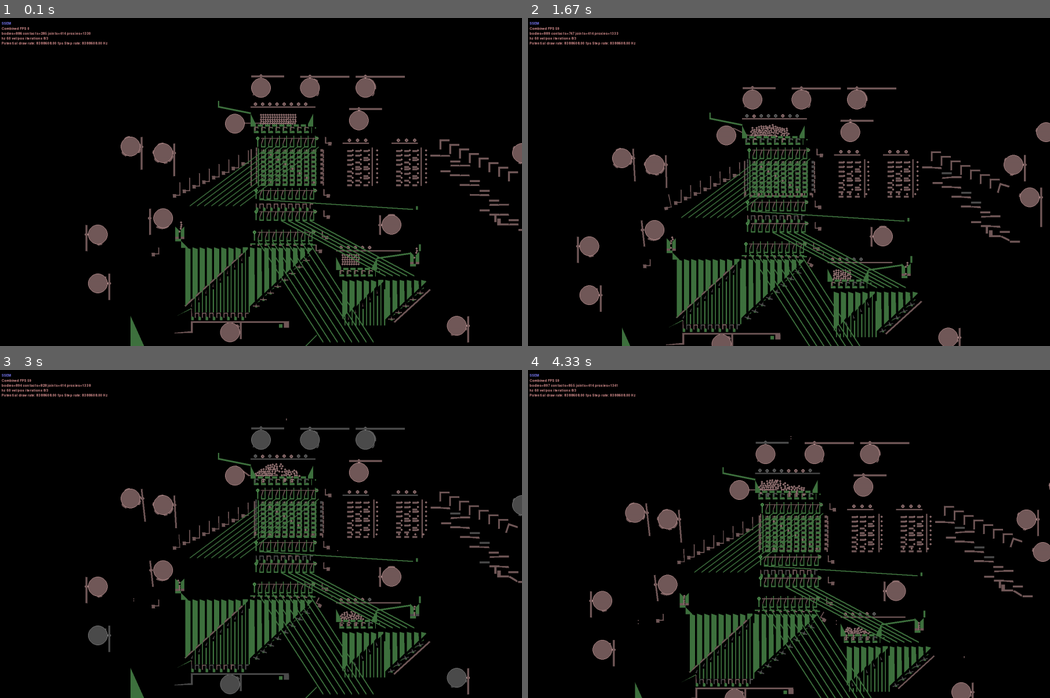
Above: before the commit, frames 1-4 (two rows, left to right).
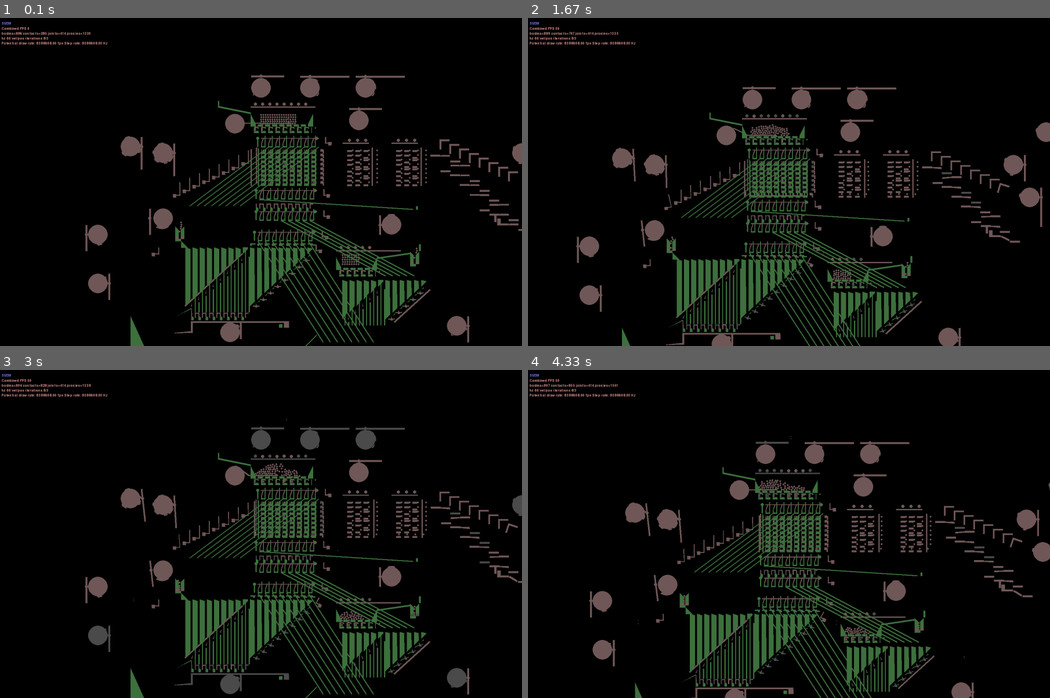
Above: after the commit, the same moments.

Repository: jmacarthur/box2d-ssem
Game: pygame game, started from main.py 0
The game is run twice, just before and just after one commit, with the same random seed, the same clock (stepped at 60 frames per second) and the same inputs.
Inputs (mouse positions are in pixels of both pictures, inside the frame that each line leads up to):
- Up to frame 1 (0.1 s): no input
- Up to frame 2 (1.67 s): hold Right 0.33-0.8 s; move the mouse to (768, 195) at 0.37 s; hold Up 0.83-1.13 s; move the mouse to (794, 201) at 0.87 s; tap Space at 0.9, 1.23, 1.53 s; hold Right 1.17-1.63 s; move the mouse to (841, 254) at 1.2 s
- Up to frame 3 (3 s): hold Left 1.67-2.2 s; move the mouse to (99, 609) at 1.7 s; tap Space at 1.73, 2.03, 2.3, 2.63, 2.93 s; hold Down 2.23-2.53 s; move the mouse to (323, 560) at 2.27 s; hold Left 2.57-2.97 s; move the mouse to (271, 419) at 2.6 s
- Up to frame 4 (4.33 s): click (762, 616) at 3.05 s; hold Up 3.33-3.7 s; move the mouse to (789, 570) at 3.37 s; tap Space at 3.4, 3.8, 4.1 s; hold Right from 3.73 s (still down); move the mouse to (987, 655) at 3.77 s

The runs differ from the first frame. In frame 1, 0.7% of the frame differs, in the area x 16-100%, y 17-99%; in frame 2, 0.7%, in the area x 9-100%, y 20-100%; in frame 3, 0.6%; in frame 4, 0.7%.

Commit message:
More work on custom colors for overdraw

Diff:
--- a/backends/pygame_framework.py
+++ b/backends/pygame_framework.py
@@ -152,10 +152,13 @@
             radius = 1
         else:
             radius = int(radius)
-
-        pygame.draw.circle(self.surface, (color / 2).bytes + [127],
+        center = (int(center[0]), int(center[1]))
+        if type(color)!=tuple:
+            color = (color/2).bytes+[127]
+
+        pygame.draw.circle(self.surface, color,
                            center, radius, 0)
-        pygame.draw.circle(self.surface, color.bytes, center, radius, 1)
+        pygame.draw.circle(self.surface, color, center, radius, 1)
 
     def DrawPolygon(self, vertices, color):
         """
@@ -296,11 +299,16 @@
         #for shape in self.static_polygons:
         #    self.aux_renderer.draw_polygon(vertices=[ self.renderer.to_screen2(x) for x in shape])
         for body in self.dynamic_bodies:
+            # Colour is only per-body at the moment, since userdata doesn't seem to propogate in fixtures.
+            color = body.userData
+            if color is None: color = (255,0,0)
             for fixture in body.fixtures:
                 if isinstance(fixture.shape, b2CircleShape):
-                    self.aux_renderer.draw_circle(self.renderer.to_screen2(body.GetWorldPoint(fixture.shape.pos)), fixture.shape.radius*self.renderer.zoom)
+                    self.renderer.DrawSolidCircle(self.renderer.to_screen2(body.GetWorldPoint(fixture.shape.pos)), fixture.shape.radius, axis=0, color=color)
                 else:
-                    self.renderer.DrawSolidPolygon(vertices=[ self.renderer.to_screen2(body.GetWorldPoint(x)) for x in fixture.shape], color=(255,0,0))
+                    if fixture.userData is not None:
+                        print("bloop!")
+                    self.renderer.DrawSolidPolygon(vertices=[ self.renderer.to_screen2(body.GetWorldPoint(x)) for x in fixture.shape], color=color)
         for link in self.distance_links:
             (bodyA, posA, bodyB, posB) = link
             #print("Rendering link: {}, {}, {}, {}".format(bodyA, posA, bodyB, posB))
--- a/main.py
+++ b/main.py
@@ -663,7 +663,7 @@
             groundAnchorB = (groundB[0]*self.scale, groundB[1]*self.scale),
             ratio=1.0)
 
-    def add_multifixture(self, fixtures, xpos=0, ypos=0):
+    def add_multifixture(self, fixtures, xpos=0, ypos=0, color=(255,0,0)):
         # Multifixtures are a bit tricky - we have to go inside the shape data to scale it.
         new_fixtures = []
         for f in fixtures:
@@ -677,7 +677,7 @@
                                                filter=f.filter,
                                                density=f.density))
 
-        body = self.world.CreateDynamicBody(position=(xpos*self.scale, ypos*self.scale), fixtures=new_fixtures)
+        body = self.world.CreateDynamicBody(position=(xpos*self.scale, ypos*self.scale), fixtures=new_fixtures, userData=color)
         self.dynamic_bodies.append(body)
         return body
 
@@ -776,8 +776,9 @@
                         print("WARNING: Max points reached in cam bump; %2.2d%% of cam complete"%(100*(ang-start)/length))
 
                 bump_points.append(( radius*math.cos(-(ang+0.01)*math.pi*2), radius*math.sin(-(ang+0.01)*math.pi*2)))
-                bump_fixtures.append(fixtureDef(shape=polygonShape(vertices=bump_points),density=0.0,filter=filters[0]))
-        cam_body = self.add_multifixture([disc_fixture] + bump_fixtures, xpos, ypos)
+                f = fixtureDef(shape=polygonShape(vertices=bump_points),density=0.0,filter=filters[0], userData=(0,0,255))
+                bump_fixtures.append(f)
+        cam_body = self.add_multifixture([disc_fixture] + bump_fixtures, xpos, ypos, (0,255,0))
         cam_driver = self.revolving_joint(attachment_body, cam_body, (xpos,ypos), motor=1, force=50)
         cam_driver.motorSpeed = 0
         follower_filter = filters[1]
@@ -1303,9 +1304,9 @@
                                 fixtures=[fixtureDef(
                                     shape=circleShape(radius=6.35/2*self.scale, pos=(0,0)),
                                     density=5.0,
-                                    filter=filters[plane])]
-
-                            ),plane)
+                                    filter=filters[plane])],
+
+                                userData=(255,0,0) if plane==0 else (127,0,0)),plane)
             # Fake ball lift - returns falling ball bearings to the top
             if y<-650:
                 self.world.DestroyBody(b)
